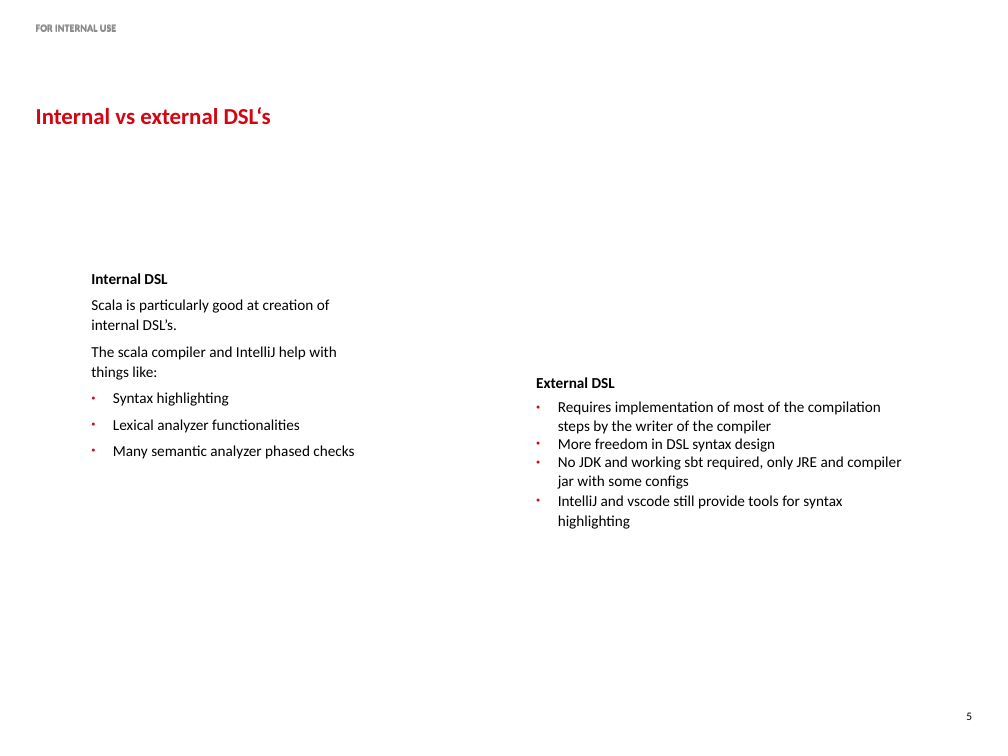
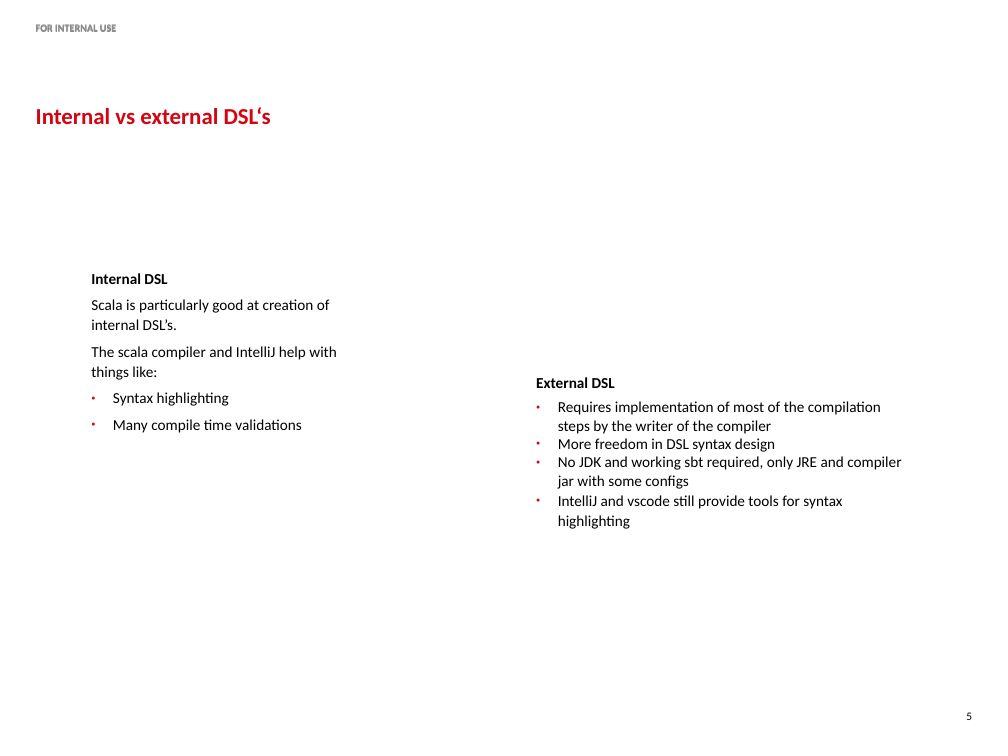
Before and after one commit to GijsbertvanVliet/kiamaDsl, a slide deck: slide 5 of presentation/presentation.odp. Drawn at 1008x756 pixels with LibreOffice and Linux fonts; fonts in the diff are those of the drawing; background and template pictures are left out. Boxes give left, top, right and bottom in pixels: in the first picture for what was removed or moved away, otherwise in the second. Text is boxed around its words. In the diff, an @@ line names an element or a change of style, - is before the commit and + after.

Commit message:
fix small things in presentation

```diff
--- a/presentation/presentation.odp
+++ b/presentation/presentation.odp
@@ text at (113,419,302,433): text changed @@
-● Lexical analyzer functionalities
-● Many semantic analyzer phased checks
+● Many compile time validations
```
Also in this commit, not shown: 2 other slides changed, 3 other files.
